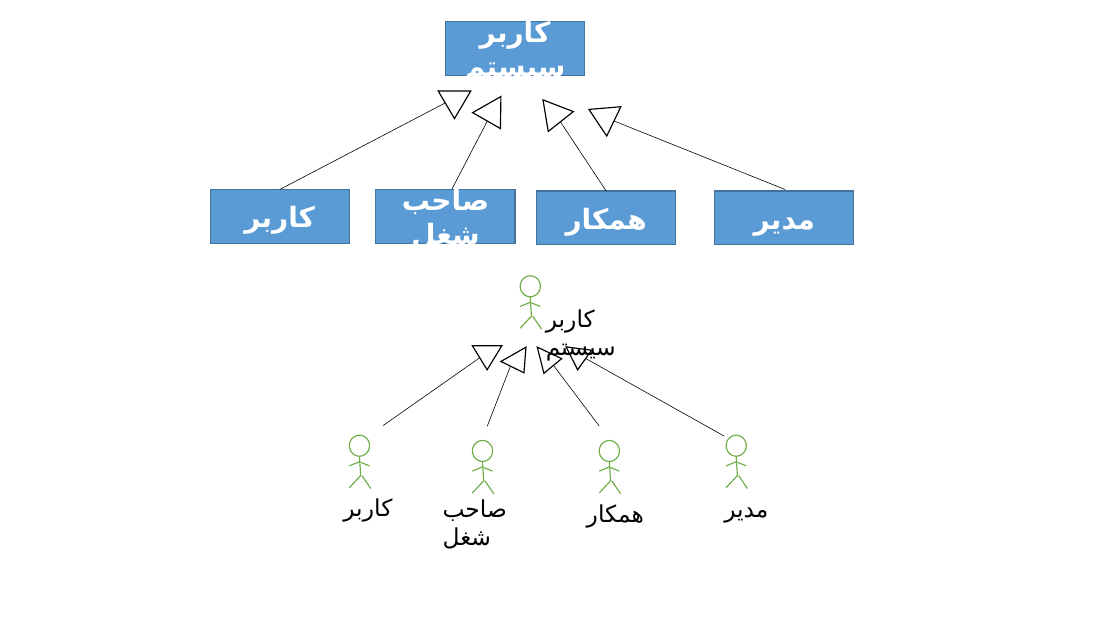
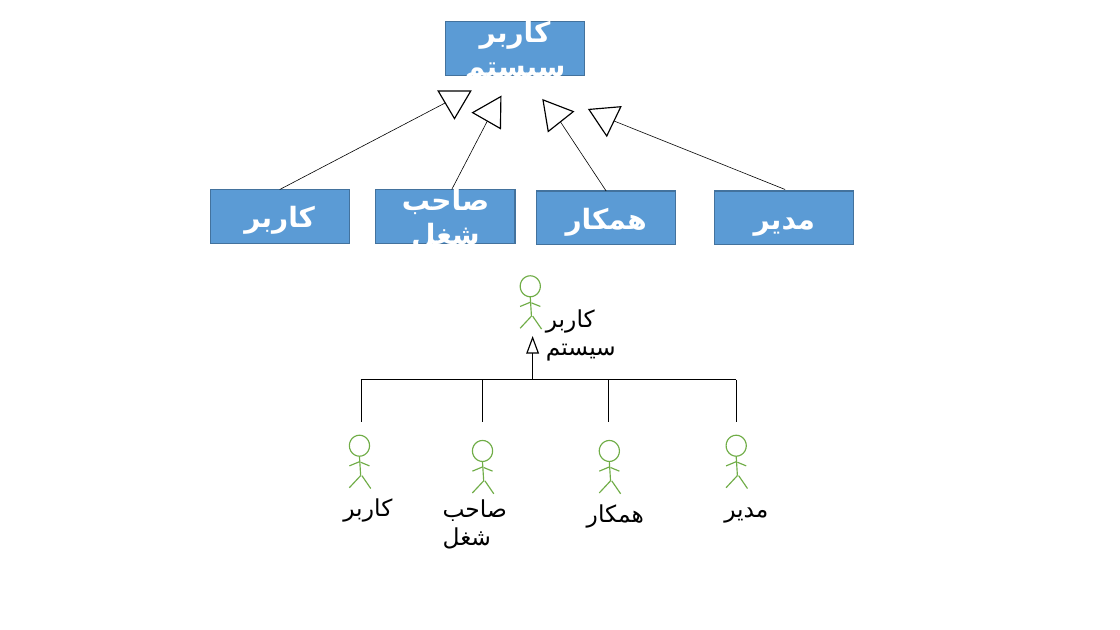
Before and after one commit to sinaebrahimi/Appointer, a slide deck: slide 3 of Diagrams.pptx. Drawn at 1120x630 pixels with LibreOffice and Linux fonts; fonts in the diff are those of the drawing. Boxes give left, top, right and bottom in pixels: in the first picture for what was removed or moved away, otherwise in the second. Text is boxed around its words. In the diff, an @@ line names an element or a change of style, - is before the commit and + after.

```diff
--- a/Diagrams.pptx
+++ b/Diagrams.pptx
@@ triangle removed at bbox=[472, 346, 502, 371] @@
@@ triangle removed at bbox=[501, 347, 536, 380] @@
@@ triangle at bbox=[527, 338, 538, 353]: rotation 320 to 0 degrees @@
@@ line added from (533, 352) to (533, 380), #000000 0.5 pt @@
@@ triangle removed at bbox=[560, 337, 592, 370] @@
@@ line added from (360, 380) to (736, 380), #000000 0.5 pt @@
@@ line moved from (383, 426) - (480, 358) to (361, 380) - (361, 423) @@
@@ line moved from (487, 426) - (512, 364) to (482, 380) - (482, 423) @@
@@ line moved from (599, 426) - (551, 362) to (609, 380) - (609, 423) @@
@@ line moved from (586, 359) - (724, 436) to (737, 380) - (737, 423) @@
```
Also in this commit, not shown: 25 other files.
